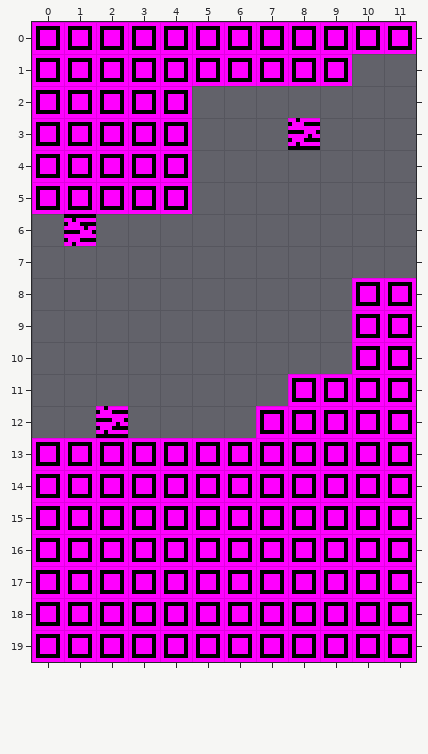
Tiled map, stored at assets/data/mapchunks/level_1/t-3.tmx. The first picture shows the starting point.
Cells are 8x8 px. Shown: x 0..11, y 0..19.
After:
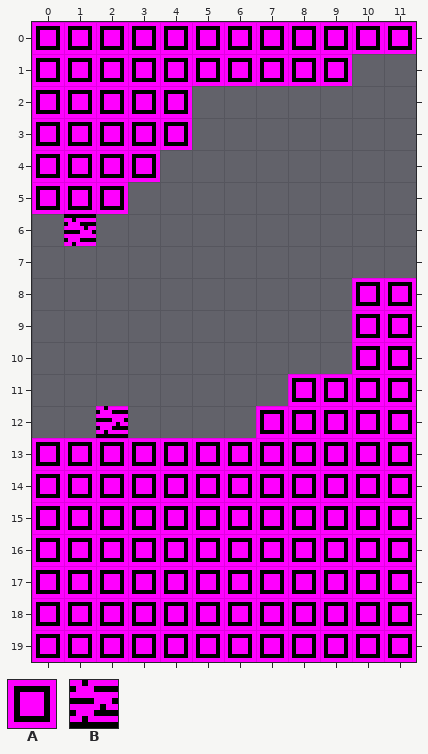
Key: from "tiles": A 1 "open", B 3.
_ is an empty cell.
Objects are placed by their top-left corner, in cells (3,4 is the top-left corner of cell 3,4); size is 1x1 cell unless given.
What changed:
{"where": "layer \"main\""}
{"y":4,"x":4,"old":"A","new":"_"}
{"y":5,"x":3,"old":"AA","new":"__"}
{"where": "layer \"enemies\""}
{"was": "B \"freeMovement\" at 8,3"}
{"label":"removed","picture_box":[288,118,320,150]}
{"label":"removed","picture_box":[128,150,192,214]}
